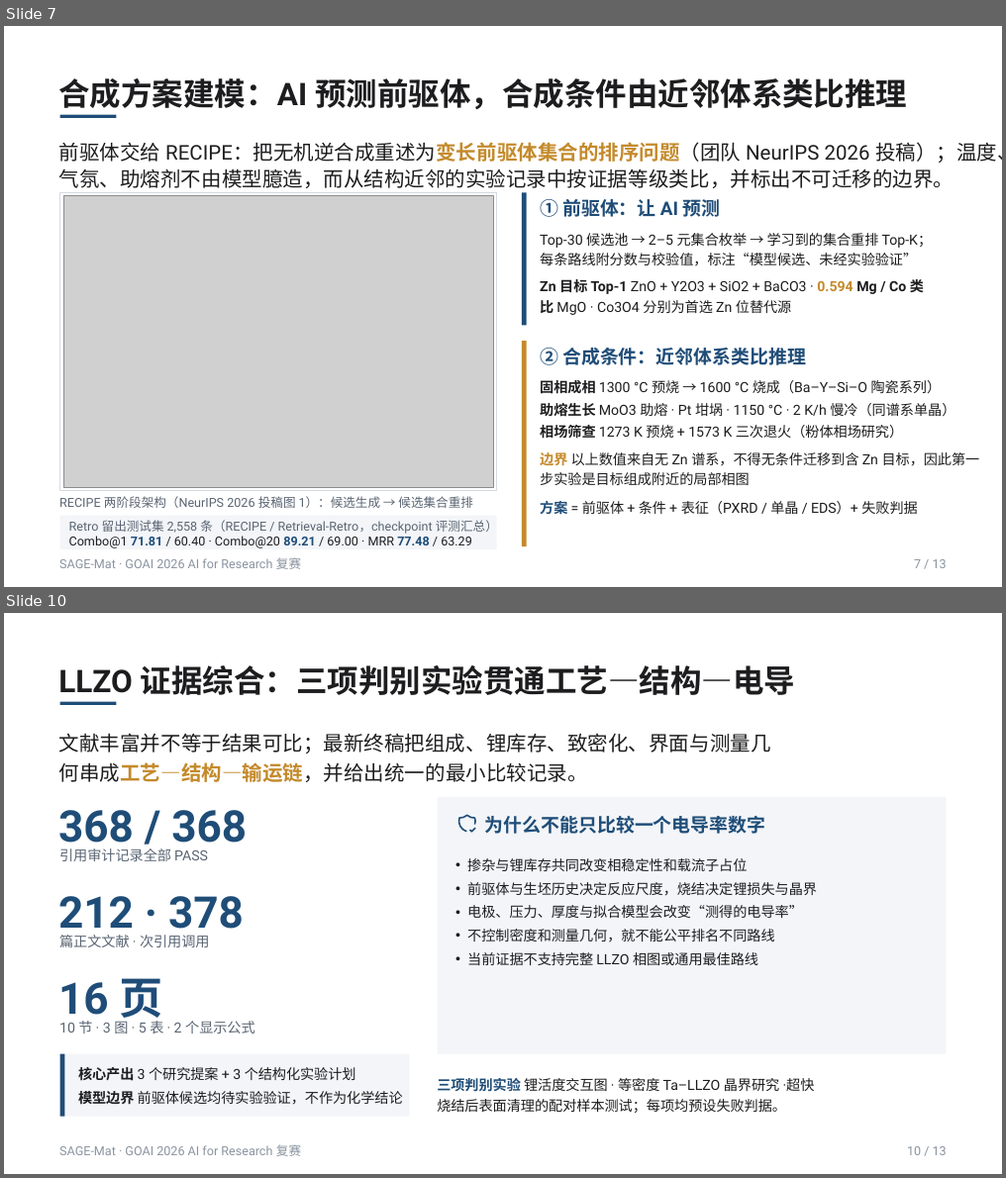
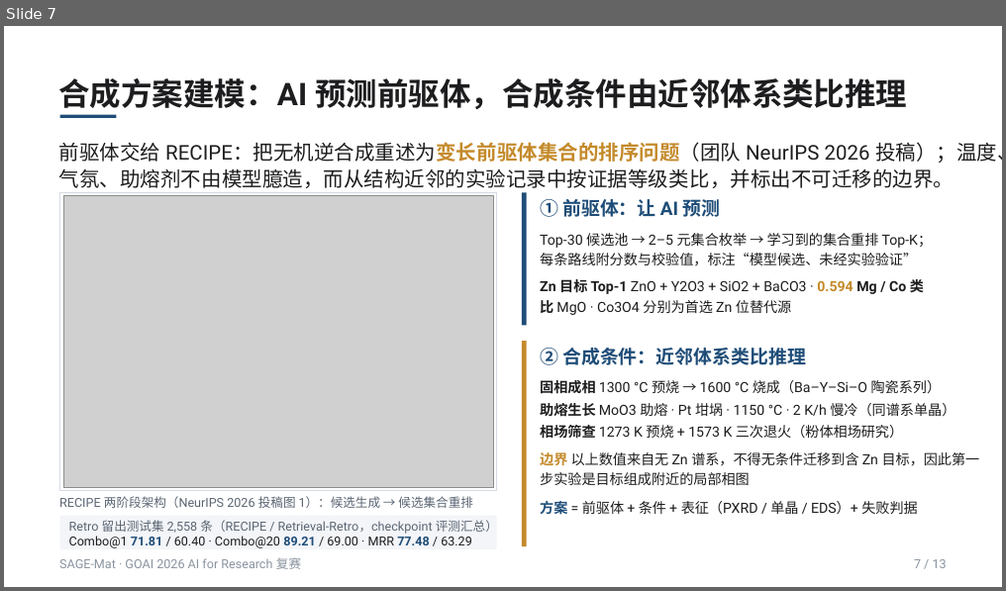
Before and after one commit to asimfish/goai_research, a slide deck: submission/方案说明PPT/SAGE-Mat_复赛方案说明.pptx. Shown one above the other, each under a label of ours: slides 7 and 10 before the commit, slide 7 after it; the slides between them are not shown. The pictures are 1006x1178 and 1006x591 pixels, drawn with LibreOffice and Linux fonts; fonts in the diff are those of the drawing; grey boxes stand for pictures. Boxes give left, top, right and bottom in pixels: in the first picture for what was removed or moved away, otherwise in the second. Text is boxed around its words. In the diff, an @@ line names an element or a change of style, - is before the commit and + after.

```diff
--- a/submission/方案说明PPT/SAGE-Mat_复赛方案说明.pptx
+++ b/submission/方案说明PPT/SAGE-Mat_复赛方案说明.pptx
@@ slide 10 removed at [4,613,1002,1174], background #FFFFFF @@
@@ text removed at [58,665,795,695] @@
-LLZO 证据综合：三项判别实验贯通工艺—结构—电导
@@ rectangle removed at [60,702,116,705] @@
@@ text removed at [59,733,771,782] @@
-文献丰富并不等于结果可比；最新终稿把组成、锂库存、致密化、界面与测量几何串成工艺—结构—输运链，并给出统一的最小比较记录。
@@ group removed at [438,797,945,1055]: 2 freeform shapes, 2 texts, 1 rectangle @@
-为什么不能只比较一个电导率数字
-• 掺杂与锂库存共同改变相稳定性和载流子占位
-• 前驱体与生坯历史决定反应尺度，烧结决定锂损失与晶界
-• 电极、压力、厚度与拟合模型会改变“测得的电导率”
-• 不控制密度和测量几何，就不能公平排名不同路线
-• 当前证据不支持完整 LLZO 相图或通用最佳路线
@@ group removed at [58,810,255,1034]: 6 texts @@
-368 / 368
-引用审计记录全部 PASS
-212 · 378
-篇正文文献 · 次引用调用
-16 页
-10 节 · 3 图 · 5 表 · 2 个显示公式
@@ text removed at [437,1078,815,1113] @@
-三项判别实验 锂活度交互图 · 等密度 Ta–LLZO 晶界研究 ·超快烧结后表面清理的配对样本测试；每项均预设失败判据。
@@ group removed at [60,1055,410,1117]: 2 rectangles, 2 texts @@
-核心产出 3 个研究提案 + 3 个结构化实验计划
-模型边界 前驱体候选均待实验验证，不作为化学结论
@@ text removed at [59,1146,301,1157] @@
-SAGE-Mat · GOAI 2026 AI for Research 复赛
@@ text removed at [907,1147,946,1156] @@
-10 / 13
```
Also in this commit, not shown: 5 slides changed, 3 slides added, 2 other slides removed, 22 other files.
